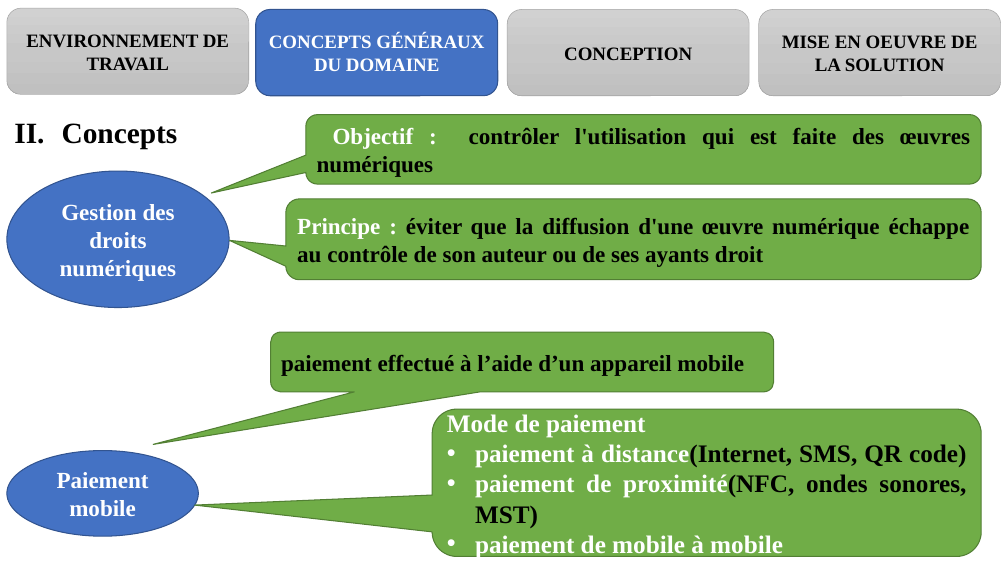
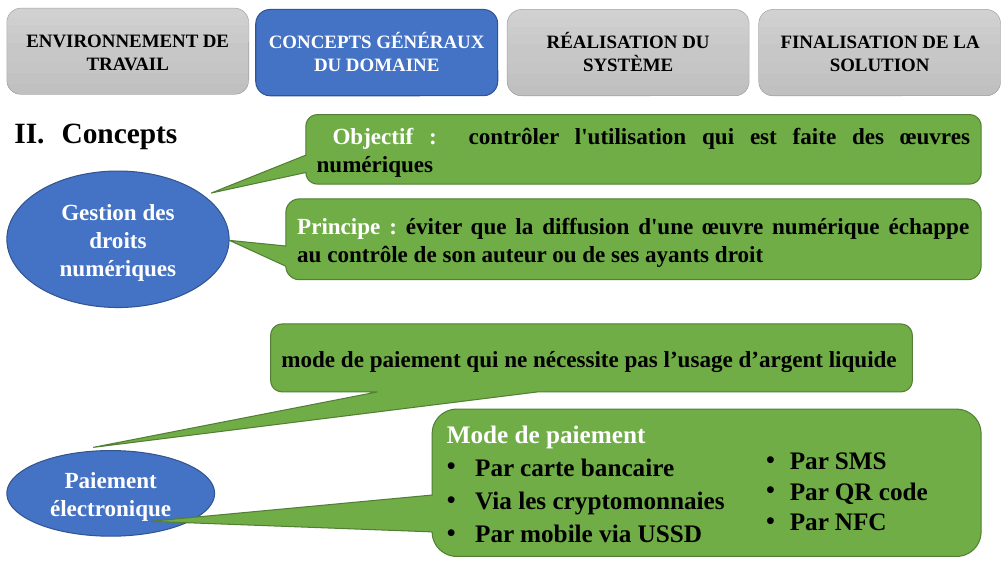
Before and after one commit to melaken/distdocs, a slide deck: slide 11 of Documents/theme/diapo.pptx. Drawn at 1008x567 pixels with LibreOffice and Linux fonts; fonts in the diff are those of the drawing. Boxes give left, top, right and bottom in pixels: in the first picture for what was removed or moved away, otherwise in the second. Text is boxed around its words. In the diff, an @@ line names an element or a change of style, - is before the commit and + after.

```diff
--- a/Documents/theme/diapo.pptx
+++ b/Documents/theme/diapo.pptx
@@ text in rounded rectangle at <box>547,34,709,71</box>: text changed @@
-CONCEPTION
+RÉALISATION DU SYSTÈME
@@ text in rounded rectangle at <box>781,35,979,71</box>: text changed @@
-MISE EN OEUVRE DE LA SOLUTION
+FINALISATION DE LA SOLUTION
@@ rounded speech box "mode de paiement qui ne ..." at <box>271,324,913,392</box>: proportions changed @@
@@ rounded speech box "mode de paiement qui ne ...": place and size @@
-rounded speech box "mode de paiement qui ne ..." at <box>271,332,774,392</box>
+rounded speech box "mode de paiement qui ne ..." at <box>271,324,913,392</box>
@@ text in rounded speech box at <box>281,351,897,372</box>: text changed @@
-paiement effectué à l’aide d’un appareil mobile
+mode de paiement qui ne nécessite pas l’usage d’argent liquide
@@ rounded speech box "Mode de paiement" at <box>433,409,982,557</box>: proportions changed @@
@@ rectangle added at <box>759,435,960,546</box>, fill #70AD47, outline #70AD47 1.5 pt, 24 pt, text #000000, bold @@
+• Par SMS
+• Par QR code
+• Par NFC
@@ ellipse "Paiement électronique": place and size @@
-ellipse "Paiement électronique" at <box>7,451,198,536</box>
+ellipse "Paiement électronique" at <box>7,451,215,536</box>
@@ text in ellipse at <box>50,472,171,522</box>: text changed @@
-Paiement mobile
+Paiement électronique
@@ text in rounded speech box at <box>475,458,725,543</box>: text changed; text colour #FFFFFF to #000000 @@
-• paiement à distance(Internet, SMS, QR code)
-• paiement de proximité(NFC, ondes sonores, MST)
-• paiement de mobile à mobile
+• Par carte bancaire
+• Via les cryptomonnaies
+• Par mobile via USSD
```
Also in this commit, not shown: 24 other slides changed, 8 other files.
